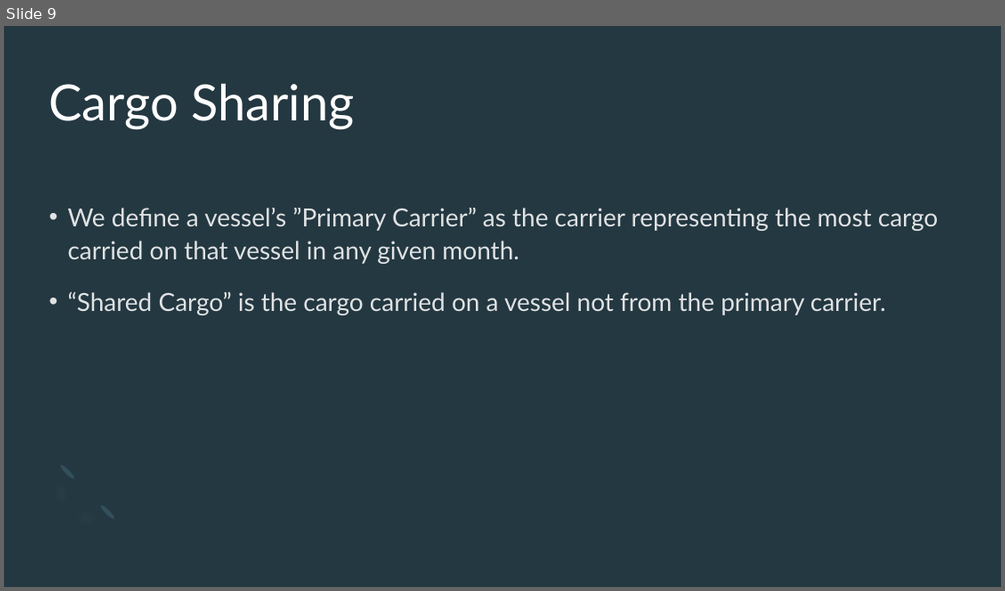
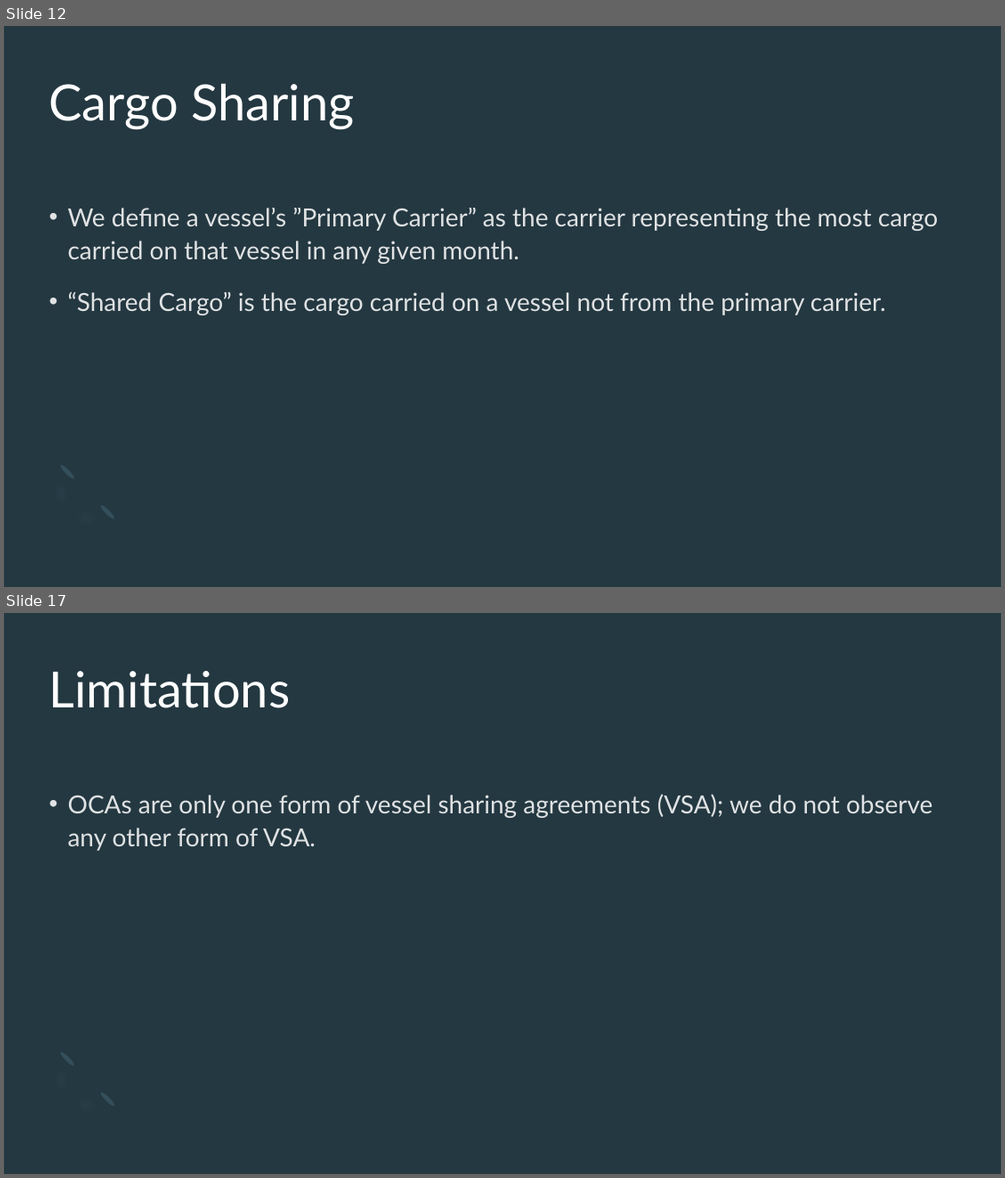
Before and after one commit to epistemetrica/Ocean-Carrier-Alliances-Project, a slide deck: PNREC/PNREC slides.pptx. Shown one above the other, each under a label of ours: slide 9 before the commit, slides 12 and 17 after it; the slides between them are not shown. The pictures are 1005x591 and 1005x1178 pixels, drawn with LibreOffice and Linux fonts; fonts in the diff are those of the drawing. Boxes give left, top, right and bottom in pixels: in the first picture for what was removed or moved away, otherwise in the second. Text is boxed around its words. In the diff, an @@ line names an element or a change of style, - is before the commit and + after.

```diff
--- a/PNREC/PNREC slides.pptx
+++ b/PNREC/PNREC slides.pptx
@@ slide 17 added at (4, 613, 1001, 1174), background #243841; not listed: 3 template elements that a slide beside it also shows @@
@@ title added at (49, 671, 291, 708), 48 pt, text #FFFFFF @@
+Limitations
@@ text added at (68, 794, 933, 851), 24 pt, text #FFFFFF at 85% opacity @@
+• OCAs are only one form of vessel sharing agreements (VSA); we do not observe any other form of VSA.
@@ what was slide 9 is now slide 12 @@
```
Also in this commit, not shown: 5 slides changed, 8 other slides added, 3 slides removed, 13 other files.
